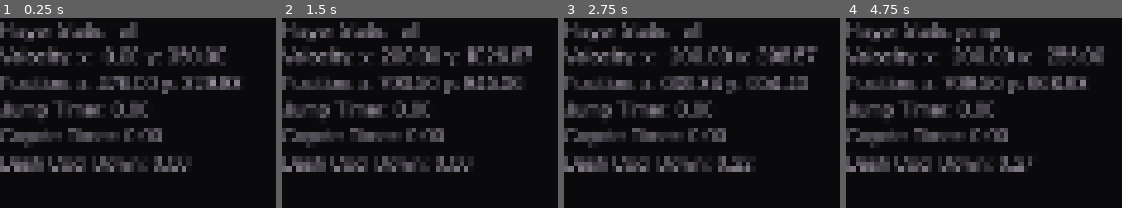
Above: before the commit, frames 1-4 (left to right).
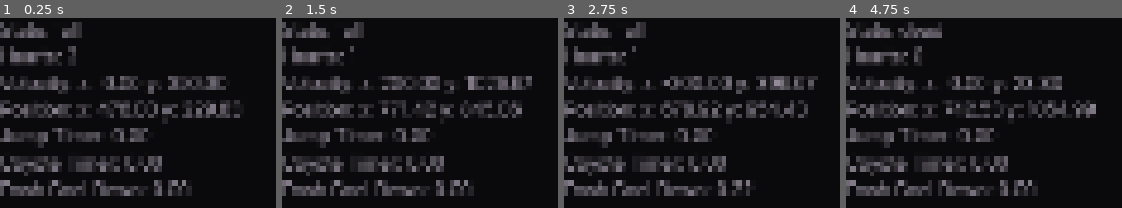
Above: after the commit, the same moments.

Repository: SinaMajdieh/boss-room
Game: Godot game, scene res://scenes/level.tscn
Two runs of this game, one before a commit and one after it. Both use one fixed random seed, a clock stepped at 60 frames per second and the inputs below.
Inputs (mouse positions are in pixels of both pictures, inside the frame that each line leads up to):
- Up to frame 1 (0.25 s): no input
- Up to frame 2 (1.5 s): tap Enter at 0.5 s; move the mouse to (outside the picture) at 0.52 s; hold D (right) from 0.53 s (still down); tap Shift (dash) at 0.6 s; tap Space (jump) at 0.77, 1.07 s; click (outside the picture) at 0.8 s; move the mouse to (outside the picture) at 1.27 s; click (outside the picture) at 1.35 s
- Up to frame 3 (2.75 s): tap Space (jump) at 1.52, 1.55, 1.82 s; move the mouse to (outside the picture) at 2.02 s; release D (right) at 2.03 s; hold A (left) from 2.03 s (still down); hold Space (jump) from 2.03 s (still down); tap Shift (dash) at 2.3 s
- Up to frame 4 (4.75 s): move the mouse to (outside the picture) at 2.77 s; release A (left) at 2.78 s; release Space (jump) at 2.78 s; hold D (right) 2.78-4.28 s; tap Shift (dash) at 2.85, 4.35 s; tap Space (jump) at 3.02, 3.32, 4.52 s; click (outside the picture) at 3.05 s; move the mouse to (outside the picture) at 3.52 s; hold Space (jump) 3.53-4.28 s; click (outside the picture) at 3.6 s; move the mouse to (outside the picture) at 4.27 s; hold A (left) from 4.28 s (still down)

The runs differ from the first frame. In frame 1, 22% of the frame differs, in the area x 0-87%, y 2-94%; in frame 2, 22%; in frame 3, 22%; in frame 4, 22%, in the area x 0-94%, y 2-94%.

Commit message:
Health and Death - A simple Health component was added to the player - State Death was added to the player - player debug menu tracks hearts now - player can take damage by clicking (for testing purposes)

Diff:
--- a/player_debug_menu.tscn
+++ b/player_debug_menu.tscn
@@ -1,7 +1,8 @@
-[gd_scene load_steps=7 format=3 uid="uid://e0yemhp07eov"]
+[gd_scene load_steps=8 format=3 uid="uid://e0yemhp07eov"]
 
 [ext_resource type="Script" uid="uid://bxw45vtmgp7x6" path="res://scripts/player_debug_menu/player_state.gd" id="1_1xyl6"]
 [ext_resource type="Script" uid="uid://bshjho61pkluw" path="res://scripts/player_debug_menu/jump_timer.gd" id="2_8bl0l"]
+[ext_resource type="Script" uid="uid://xhibhf685shx" path="res://scripts/player_debug_menu/health.gd" id="2_avxac"]
 [ext_resource type="Script" uid="uid://dr108mbhicaai" path="res://scripts/player_debug_menu/velocity.gd" id="2_r4825"]
 [ext_resource type="Script" uid="uid://l75vk7eqalfp" path="res://scripts/player_debug_menu/position.gd" id="3_fl6t8"]
 [ext_resource type="Script" uid="uid://wk6fb421aysx" path="res://scripts/player_debug_menu/coyote_timer.gd" id="5_fl6t8"]
@@ -28,6 +29,13 @@
 theme_override_font_sizes/font_size = 22
 text = "State: "
 script = ExtResource("1_1xyl6")
+
+[node name="Health" type="Label" parent="VBoxContainer"]
+layout_mode = 2
+theme_override_colors/font_color = Color(0.65882355, 0.62352943, 0.6862745, 1)
+theme_override_font_sizes/font_size = 22
+text = "Hearts: "
+script = ExtResource("2_avxac")
 
 [node name="Velocity" type="Label" parent="VBoxContainer"]
 layout_mode = 2
--- a/project.godot
+++ b/project.godot
@@ -18,7 +18,6 @@
 
 window/size/viewport_width=1920
 window/size/viewport_height=1080
-window/size/mode=2
 window/stretch/mode="canvas_items"
 
 [global_group]
@@ -51,6 +50,11 @@
 "events": [Object(InputEventKey,"resource_local_to_scene":false,"resource_name":"","device":-1,"window_id":0,"alt_press …(195 unchanged characters)…
 ]
 }
+hurt={
+"deadzone": 0.2,
+"events": [Object(InputEventMouseButton,"resource_local_to_scene":false,"resource_name":"","device":-1,"window_id":0,"alt_pressed":false,"shift_pressed":false,"ctrl_pressed":false,"meta_pressed":false,"button_mask":1,"position":Vector2(522, 19),"global_position":Vector2(531, 67),"factor":1.0,"button_index":1,"canceled":false,"pressed":true,"double_click":false,"script":null)
+]
+}
 
 [rendering]
 
--- a/scenes/player.tscn
+++ b/scenes/player.tscn
@@ -1,25 +1,31 @@
-[gd_scene load_steps=14 format=3 uid="uid://e5nefeqvv66d"]
+[gd_scene load_steps=17 format=3 uid="uid://e5nefeqvv66d"]
 
 [ext_resource type="Script" uid="uid://dwmje6n7m1ip" path="res://scripts/player/player.gd" id="1_xhfnw"]
 [ext_resource type="Script" uid="uid://c5h6mtgbt70v4" path="res://scripts/state_machine/state_machine.gd" id="2_6t5aa"]
 [ext_resource type="Script" uid="uid://dd03qhd78hq3d" path="res://scripts/player/collision.gd" id="2_d2wvv"]
 [ext_resource type="Script" uid="uid://ciyeqcbv66srx" path="res://scripts/player/states/idle.gd" id="3_6t5aa"]
+[ext_resource type="Script" uid="uid://c6hexh55a2fm1" path="res://scripts/player/movement/hollow_knight_movemnt.gd" id="3_d2wvv"]
+[ext_resource type="Script" uid="uid://tjonnyktixm3" path="res://scripts/player/health.gd" id="4_3v2ag"]
 [ext_resource type="Script" uid="uid://hho1luvqsprw" path="res://scripts/player/states/run.gd" id="4_vgqql"]
 [ext_resource type="Script" uid="uid://y6wiowo66kps" path="res://scripts/player/states/fall.gd" id="5_x3wgy"]
 [ext_resource type="Script" uid="uid://bibmucmc3ek0s" path="res://scripts/player/states/jump.gd" id="6_3smsa"]
 [ext_resource type="Script" uid="uid://ds6sl1fngx7d2" path="res://scripts/player/states/dash.gd" id="7_y4r1p"]
 [ext_resource type="Script" uid="uid://cjjvlrv0gh2iv" path="res://scripts/player/timers/jump.gd" id="8_8erm5"]
-[ext_resource type="Script" uid="uid://cy6rsrausb6jx" path="res://scripts/player/movement/precise_movement.gd" id="9_d2wvv"]
 [ext_resource type="Script" uid="uid://clwqpjdntciw1" path="res://scripts/player/timers/coyote.gd" id="9_ur7pv"]
+[ext_resource type="Script" uid="uid://co5piylw2y1u7" path="res://scripts/player/states/dead.gd" id="11_jej6c"]
 
 [sub_resource type="CapsuleShape2D" id="CapsuleShape2D_kpjcp"]
 height = 50.0
 
+[sub_resource type="CapsuleShape2D" id="CapsuleShape2D_jej6c"]
+height = 50.0
+
 [sub_resource type="CapsuleShape2D" id="CapsuleShape2D_y4r1p"]
 
-[node name="Player" type="CharacterBody2D" node_paths=PackedStringArray("movement", "state_machine", "collision_controller", "jump_timer", "coyote_timer") groups=["player"]]
+[node name="Player" type="CharacterBody2D" node_paths=PackedStringArray("movement", "health", "state_machine", "collision_controller", "jump_timer", "coyote_timer") groups=["player"]]
 script = ExtResource("1_xhfnw")
 movement = NodePath("PlayerMovement")
+health = NodePath("PlayerHealth")
 state_machine = NodePath("StateMachine")
 collision_controller = NodePath("PlayerCollisionController")
 jump_timer = NodePath("Timers/JumpTimer")
@@ -27,6 +33,14 @@
 
 [node name="Collision" type="CollisionShape2D" parent="."]
 shape = SubResource("CapsuleShape2D_kpjcp")
+debug_color = Color(0.23921569, 0.12156863, 0.15686275, 1)
+
+[node name="Dead" type="CollisionShape2D" parent="."]
+visible = false
+position = Vector2(0, 15)
+rotation = 1.5707964
+shape = SubResource("CapsuleShape2D_jej6c")
+disabled = true
 debug_color = Color(0.23921569, 0.12156863, 0.15686275, 1)
 
 [node name="DashCollision" type="CollisionShape2D" parent="."]
@@ -40,16 +54,21 @@
 script = ExtResource("2_d2wvv")
 collisions = {
 "dash": NodePath("../DashCollision"),
+"dead": NodePath("../Dead"),
 "default": NodePath("../Collision")
 }
 current_collision = NodePath("../Collision")
 metadata/_custom_type_script = "uid://dd03qhd78hq3d"
 
 [node name="PlayerMovement" type="Node" parent="." node_paths=PackedStringArray("player")]
-script = ExtResource("9_d2wvv")
+script = ExtResource("3_d2wvv")
 jump_force = 615.0
 player = NodePath("..")
 metadata/_custom_type_script = "uid://cj1s224kcep31"
+
+[node name="PlayerHealth" type="Node" parent="."]
+script = ExtResource("4_3v2ag")
+metadata/_custom_type_script = "uid://tjonnyktixm3"
 
 [node name="StateMachine" type="Node" parent="." node_paths=PackedStringArray("initial_state")]
 script = ExtResource("2_6t5aa")
@@ -84,6 +103,11 @@
 player = NodePath("../..")
 metadata/_custom_type_script = "uid://dg6fyq3asbqgo"
 
+[node name="Dead" type="Node" parent="StateMachine" node_paths=PackedStringArray("player")]
+script = ExtResource("11_jej6c")
+player = NodePath("../..")
+metadata/_custom_type_script = "uid://dg6fyq3asbqgo"
+
 [node name="Timers" type="Node" parent="."]
 
 [node name="JumpTimer" type="Timer" parent="Timers"]
--- /dev/null
+++ b/scripts/player/health.gd
@@ -0,0 +1,31 @@
+extends Node
+class_name PlayerHealth
+
+signal health_depleted()
+signal hearts_changed(new_hearts_count: int)
+
+@export var max_hearts: int = 3
+
+var current_hearts: int = max_hearts:
+    set = set_hearts_count,
+    get = get_hearts_count
+
+func hurt(hearts: int = 1) -> void:
+    current_hearts -= hearts
+    current_hearts = clamp(current_hearts, 0, max_hearts)
+    if current_hearts <= 0:
+        died()
+
+func heal(hearts: int = 1) -> void:
+    current_hearts += hearts
+    current_hearts = clamp(current_hearts, 0, max_hearts)
+
+func died() -> void:
+    health_depleted.emit()
+
+func set_hearts_count(value: int) -> void:
+    current_hearts = value
+    hearts_changed.emit(current_hearts)
+
+func get_hearts_count() -> int:
+    return current_hearts
--- a/scripts/player/movement/base_movement.gd
+++ b/scripts/player/movement/base_movement.gd
@@ -10,6 +10,9 @@
 func apply_horizontal(_delta: float) -> void:
     pass
 
+func decelerate(_delta: float) -> void:
+    pass
+
 func apply_gravity(_delta: float) -> void:
     pass
 
--- a/scripts/player/movement/hollow_knight_movemnt.gd
+++ b/scripts/player/movement/hollow_knight_movemnt.gd
@@ -25,8 +25,11 @@
 		var accel: float = ground_accel if player.is_on_floor() else air_accel
 		player.velocity.x = move_toward(player.velocity.x, target_speed, accel * delta)
 	else:
-		var decel: float = ground_decel if player.is_on_floor() else air_decel
-		player.velocity.x = move_toward(player.velocity.x, 0.0, decel * delta)
+		decelerate(delta)
+
+func decelerate(delta: float) -> void:
+	var decel: float = ground_decel if player.is_on_floor() else air_decel
+	player.velocity.x = move_toward(player.velocity.x, 0.0, decel * delta)
 
 func apply_gravity(delta: float) -> void:
 	if player.velocity.y < 0.0:
--- a/scripts/player/movement/precise_movement.gd
+++ b/scripts/player/movement/precise_movement.gd
@@ -18,7 +18,10 @@
 	if direction:
 		player.velocity.x = direction * speed
 	else:
-		player.velocity.x = move_toward(player.velocity.x, 0.0, speed)
+		decelerate(_delta)
+
+func decelerate(_delta: float) -> void:
+	player.velocity.x = move_toward(player.velocity.x, 0.0, speed)
 
 func apply_gravity(delta: float) -> void:
 	if player.velocity.y < 0.0:
--- a/scripts/player/player.gd
+++ b/scripts/player/player.gd
@@ -3,6 +3,7 @@
 
 @export_category("Components")
 @export var movement: PlayerMovement
+@export var health: PlayerHealth
 @export var state_machine: StateMachine
 @export var collision_controller: PlayerCollisionController
 
@@ -10,8 +11,18 @@
 @export var jump_timer: Timer
 @export var coyote_timer: Timer
 
+func _ready() -> void:
+	health.health_depleted.connect(die)
+
+func _process(_delta: float) -> void:
+	if Input.is_action_just_pressed("hurt"):
+		health.hurt()
+
 func _physics_process(_delta: float) -> void:
 	move_and_slide()
 
 func get_state() -> String:
 	return state_machine.get_current_state()
+
+func die() -> void:
+	state_machine.transition("dead")
--- a/scripts/player/states/dash.gd
+++ b/scripts/player/states/dash.gd
@@ -23,6 +23,7 @@
 func exit() -> void:
 	player.collision_controller.switch("default")
 	player.velocity.x = 0.0
+	dash_timer.stop()
 	dash_cool_down.start()
 
 
--- /dev/null
+++ b/scripts/player/states/dead.gd
@@ -0,0 +1,9 @@
+extends PlayerState
+
+func enter(_previous_state: String) -> void:
+	player.collision_controller.switch("dead")
+
+func on_physics_process(delta: float) -> void:
+	if player.velocity.x:
+		player.movement.decelerate(delta)
+	player.movement.apply_gravity(delta)
--- /dev/null
+++ b/scripts/player_debug_menu/health.gd
@@ -0,0 +1,13 @@
+extends Label
+
+func _ready() -> void:
+    var player: Player = get_tree().get_nodes_in_group("player")[0]
+    if not player:
+        push_warning("[]Player Debug Menu: Player Health]: No player was found")
+        return
+    player.health.hearts_changed.connect(health_changed)
+    health_changed(player.health.get_hearts_count())
+
+# Called every frame. 'delta' is the elapsed time since the previous frame.
+func health_changed(new_health: int) -> void:
+    text = "Hearts: %s" % new_health
--- a/scripts/player_debug_menu/player_state.gd
+++ b/scripts/player_debug_menu/player_state.gd
@@ -9,4 +9,4 @@
 
 # Called every frame. 'delta' is the elapsed time since the previous frame.
 func state_changed(new_state: String) -> void:
-	text = "Player State: %s" % new_state
+	text = "State: %s" % new_state
Not shown, added: scripts/player/health.gd.uid
Not shown, added: scripts/player/states/dead.gd.uid
Not shown, added: scripts/player_debug_menu/health.gd.uid
